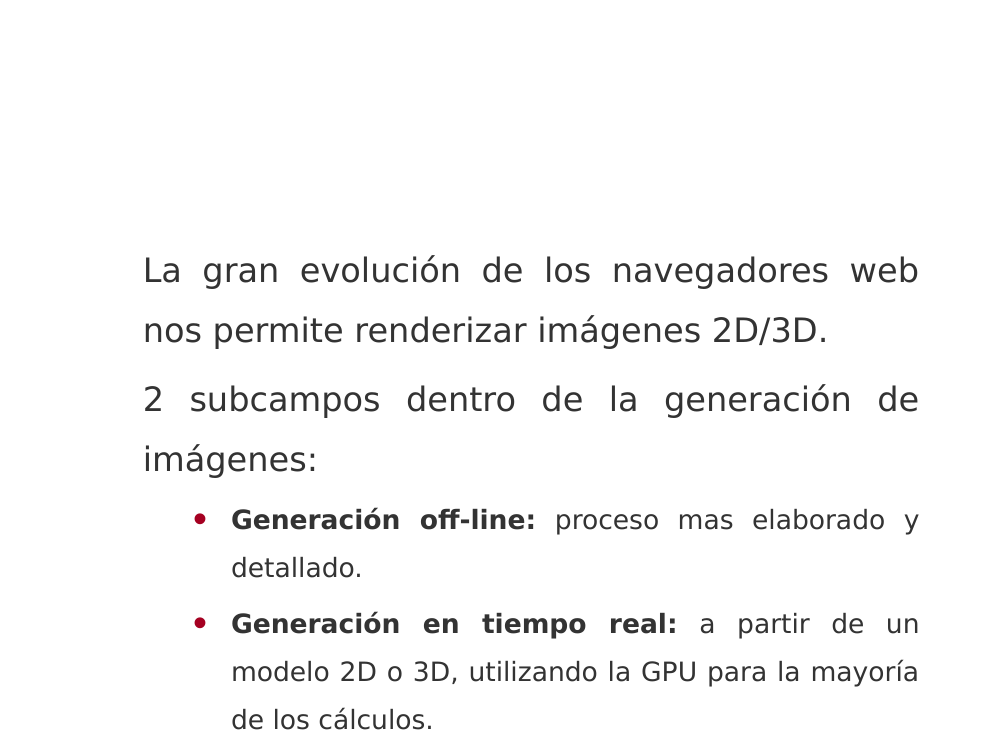
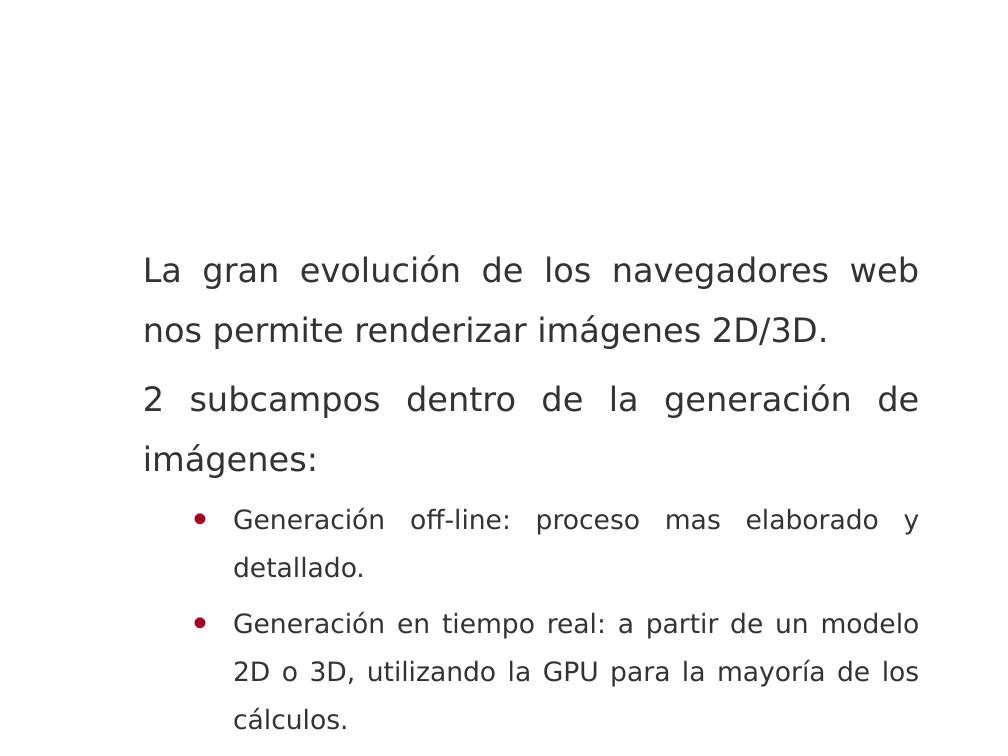
Before and after one commit to madowen/webGL, a slide deck: slide 5 of Docs/presentacion.pptx (slide 4 before the commit). Drawn at 1008x756 pixels with LibreOffice and Linux fonts; fonts in the diff are those of the drawing; background and template pictures are left out. Boxes give left, top, right and bottom in pixels: in the first picture for what was removed or moved away, otherwise in the second. Text is boxed around its words. In the diff, an @@ line names an element or a change of style, - is before the commit and + after.

```diff
--- a/Docs/presentacion.pptx
+++ b/Docs/presentacion.pptx
@@ text at bbox=[233, 508, 920, 730]: bold off in "Generación off-line:", "Generación en tiempo real:"; indent changed @@
```
Also in this commit, not shown: 4 other slides changed, 8 slides added, 2 slides removed.
